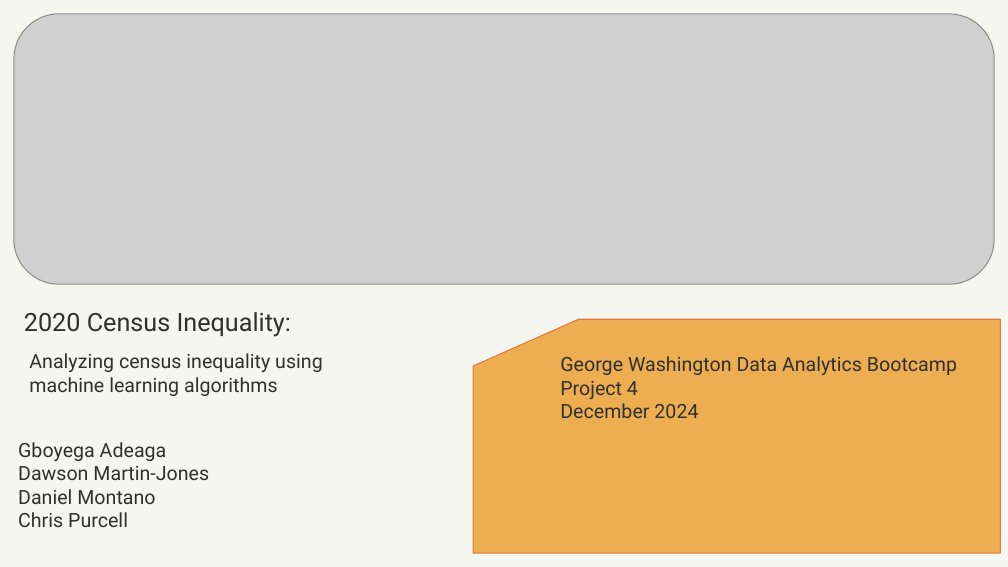
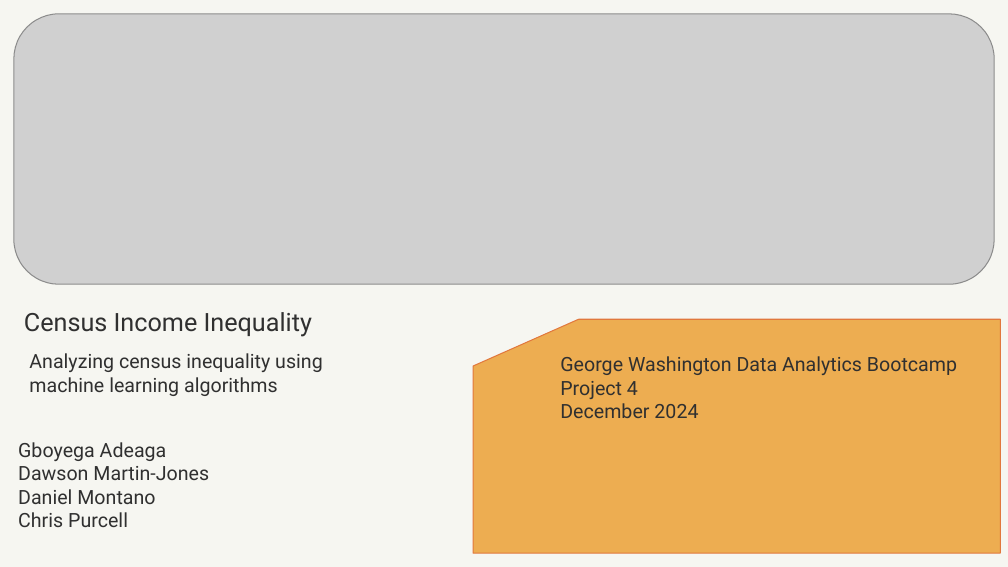
Before and after one commit to dmartinj12/Census_Inequality, a slide deck: slide 1 of Census Inequality Project.pptx. Drawn at 1008x567 pixels with LibreOffice and Linux fonts; fonts in the diff are those of the drawing; grey boxes stand for pictures. Boxes give left, top, right and bottom in pixels: in the first picture for what was removed or moved away, otherwise in the second. Text is boxed around its words. In the diff, an @@ line names an element or a change of style, - is before the commit and + after.

```diff
--- a/Census Inequality Project.pptx
+++ b/Census Inequality Project.pptx
@@ title at (24, 312, 312, 337): text changed @@
-2020 Census Inequality:
+Census Income Inequality
```
Also in this commit, not shown: 2 other slides changed, 1 slide added, 1 slide removed, 1 other file.
